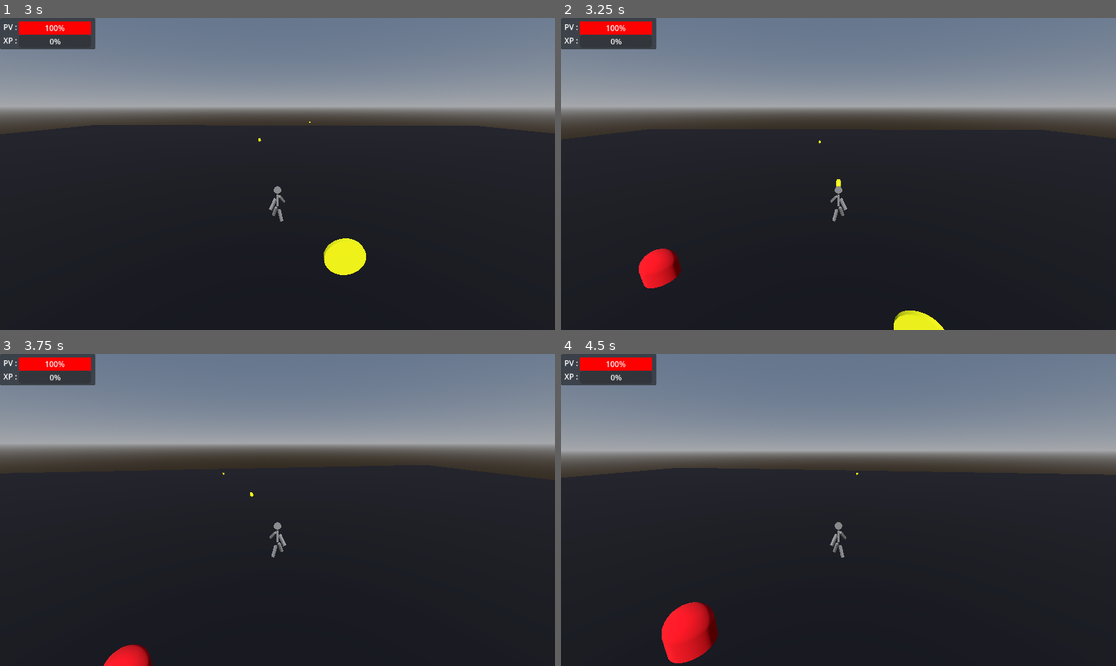
Above: before the commit, frames 1-4 (two rows, left to right).
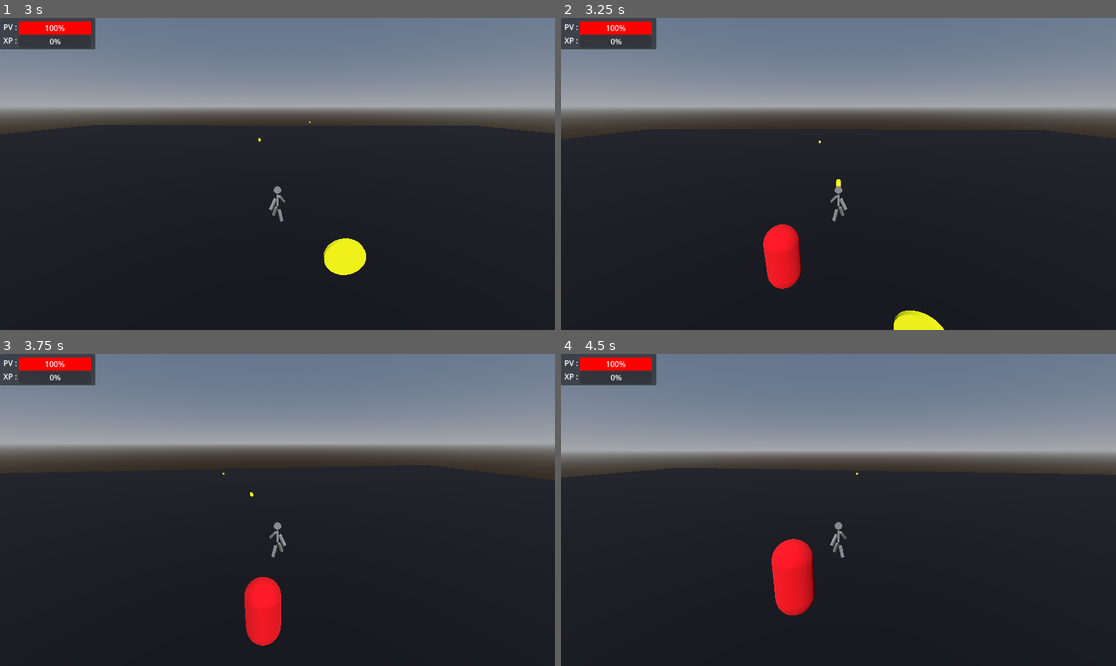
Above: after the commit, the same moments.

Repository: jfossard29/survivor-like
Game: Godot game, scene res://racine.tscn
Two runs of this game, one before a commit and one after it. Both use one fixed random seed, a clock stepped at 60 frames per second and the inputs below.
Inputs (mouse positions are in pixels of both pictures, inside the frame that each line leads up to):
- Up to frame 1 (3 s): move the mouse to (305, 174) at 0.52 s; hold Z (accelerer) from 0.53 s (still down); tap S (decelerer) every 0.75 s from 0.6 to 2.85 s; tap Space (sauter) at 0.77, 1.52 s; move the mouse to (249, 174) at 1.27 s; move the mouse to (288, 167) at 2.02 s; move the mouse to (271, 180) at 2.77 s
- Up to frame 2 (3.25 s): keep holding Z (accelerer); tap Space (sauter) at 3.02 s
- Up to frame 3 (3.75 s): keep holding Z (accelerer); move the mouse to (316, 513) at 3.52 s; tap S (decelerer) at 3.6 s
- Up to frame 4 (4.5 s): keep holding Z (accelerer); tap Space (sauter) at 3.77 s; move the mouse to (794, 506) at 4.27 s; tap S (decelerer) at 4.35 s

Frame 1 is identical in both runs. In frame 2, 1.9% of the frame differs, in the area x 14-44%, y 66-87%; in frame 3, 1.7%; in frame 4, 3.1%, in the area x 18-46%, y 59-100%.

Commit message:
Mise en place du choix d'amélioration / d'un GameManager

Diff:
--- /dev/null
+++ b/Amelioration.tscn
@@ -0,0 +1,32 @@
+[gd_scene load_steps=2 format=3 uid="uid://brbib2i6ft83b"]
+
+[ext_resource type="Script" uid="uid://bk2jp463mce6y" path="res://script/PopupAmelioration.gd" id="1_dt8am"]
+
+[node name="Amelioration" type="CanvasLayer"]
+process_mode = 3
+script = ExtResource("1_dt8am")
+
+[node name="Panel" type="Panel" parent="."]
+offset_left = 351.0
+offset_top = 128.0
+offset_right = 919.0
+offset_bottom = 453.0
+
+[node name="Label" type="Label" parent="Panel"]
+layout_mode = 0
+offset_left = 170.0
+offset_top = 32.0
+offset_right = 287.0
+offset_bottom = 55.0
+
+[node name="ChoixContainer" type="VBoxContainer" parent="Panel"]
+layout_mode = 1
+anchors_preset = -1
+anchor_left = 0.25500003
+anchor_top = 0.26200002
+anchor_right = 0.25500003
+anchor_bottom = 0.26200002
+offset_left = 0.1599884
+offset_top = -0.15000916
+offset_right = 256.88098
+offset_bottom = 177.45003
--- a/SpawnRoot.tscn
+++ b/SpawnRoot.tscn
@@ -1,15 +1,6 @@
-[gd_scene load_steps=6 format=3 uid="uid://bk7dangodqgts"]
+[gd_scene load_steps=5 format=3 uid="uid://bk7dangodqgts"]
 
-[ext_resource type="Script" uid="uid://n6a6u73r4rk1" path="res://script/mur.gd" id="1_u5vsd"]
-
-[sub_resource type="GDScript" id="GDScript_u5vsd"]
-script/source = "extends StaticBody3D
-
-
-# Permet aux PNJ de spawn dessus
-func _ready() -> void:
-	add_to_group(\"terrain\")
-"
+[ext_resource type="Script" uid="uid://b5r21a7qvo4f0" path="res://script/terrain_group.gd" id="1_odemg"]
 
 [sub_resource type="BoxShape3D" id="BoxShape3D_u5vsd"]
 size = Vector3(100, 1, 100)
@@ -26,7 +17,7 @@
 [node name="StaticBody3D" type="StaticBody3D" parent="."]
 collision_layer = 2
 collision_mask = 4
-script = SubResource("GDScript_u5vsd")
+script = ExtResource("1_odemg")
 metadata/_edit_lock_ = true
 
 [node name="CollisionShape3D" type="CollisionShape3D" parent="StaticBody3D"]
@@ -38,4 +29,3 @@
 metadata/_edit_lock_ = true
 
 [node name="Wall" type="Node3D" parent="."]
-script = ExtResource("1_u5vsd")
--- a/project.godot
+++ b/project.godot
@@ -14,6 +14,16 @@
 run/main_scene="res://racine.tscn"
 config/features=PackedStringArray("4.5", "GL Compatibility")
 config/icon="res://icon.svg"
+
+[autoload]
+
+GameManager="*res://script/GameManager.gd"
+
+[importer_defaults]
+
+animation_library={
+&"nodes/root_script": null
+}
 
 [input]
 
--- a/racine.tscn
+++ b/racine.tscn
@@ -7,6 +7,8 @@
 [ext_resource type="PackedScene" uid="uid://buvywldvvmux5" path="res://projectile.tscn" id="4_ns5mm"]
 [ext_resource type="Script" uid="uid://b6g6rerfmvwhp" path="res://script/HarvestZone.gd" id="5_gi8kb"]
 [ext_resource type="PackedScene" uid="uid://bk7dangodqgts" path="res://SpawnRoot.tscn" id="7_6qlrk"]
+[ext_resource type="PackedScene" uid="uid://brbib2i6ft83b" path="res://Amelioration.tscn" id="8_gi8kb"]
+[ext_resource type="Script" uid="uid://bug10plnrdh5t" path="res://script/GestionnaireAmelioration.gd" id="9_obkj5"]
 
 [sub_resource type="ProceduralSkyMaterial" id="ProceduralSkyMaterial_6qlrk"]
 sky_curve = 0.086152345
@@ -242,8 +244,8 @@
 radius = 2.352
 
 [sub_resource type="CylinderShape3D" id="CylinderShape3D_6qlrk"]
-height = 10.0
-radius = 10.0
+height = 20.0
+radius = 30.0
 
 [sub_resource type="StandardMaterial3D" id="StandardMaterial3D_xsnwh"]
 albedo_color = Color(1, 1, 0, 1)
@@ -314,6 +316,7 @@
 script = ExtResource("1_4vgkv")
 projectile_scene = ExtResource("4_ns5mm")
 camera = NodePath("PivotCamera/Camera3D")
+xp_to_next_level = 30.0
 pivot_camera = NodePath("PivotCamera")
 
 [node name="AnimationPlayer" type="AnimationPlayer" parent="CharacterBody3D"]
@@ -430,4 +433,9 @@
 pnj_scene = ExtResource("1_rkcwo")
 player = NodePath("../CharacterBody3D")
 
+[node name="Amelioration" parent="." instance=ExtResource("8_gi8kb")]
+
+[node name="AmeliorationManager" type="Node" parent="."]
+script = ExtResource("9_obkj5")
+
 [connection signal="body_entered" from="Bonus" to="Bonus" method="_on_body_entered"]
--- /dev/null
+++ b/script/Amelioration.gd
@@ -0,0 +1,10 @@
+class_name Amelioration
+
+var name: String
+var description: String
+var apply_effect: Callable
+
+func _init(_name: String, _desc: String, _effect: Callable):
+	name = _name
+	description = _desc
+	apply_effect = _effect
--- /dev/null
+++ b/script/GameManager.gd
@@ -0,0 +1,32 @@
+extends Node
+
+@export var difficulty_ramp_per_minute: float = 0.1  # combien la difficulté augmente par minute
+var elapsed_time: float = 0.0
+var difficulty_factor: float = 1.0
+
+# Modificateurs modifiables par amélioration
+var xp_multiplier: float = 1.0
+var pickup_scale_multiplier: float = 1.0
+var enemy_health_multiplier: float = 1.0
+var enemy_damage_multiplier: float = 1.0
+var enemy_speed_multiplier: float = 1.0
+
+signal multipliers_changed()
+
+func _process(delta: float) -> void:
+	elapsed_time += delta
+	_set_difficulty(1.0 + difficulty_ramp_per_minute * (elapsed_time / 60.0))
+
+func _set_difficulty(value: float) -> void:
+	if is_equal_approx(difficulty_factor, value):
+		return
+	difficulty_factor = value
+	emit_signal("multipliers_changed")
+
+func add_xp_multiplier(factor: float) -> void:
+	xp_multiplier *= factor
+	emit_signal("multipliers_changed")
+
+func add_pickup_multiplier(factor: float) -> void:
+	pickup_scale_multiplier *= factor
+	emit_signal("multipliers_changed")
--- /dev/null
+++ b/script/GestionnaireAmelioration.gd
@@ -0,0 +1,34 @@
+extends Node
+
+@export var nombre_de_choix: int = 3
+@onready var game_manager = GameManager if Engine.has_singleton("GameManager") else null
+var toutes_les_ameliorations: Array[Amelioration] = []
+
+func get_ameliorations_random(player: CharacterBody3D) -> Array[Amelioration]:
+	var toutes = [
+		Amelioration.new("Dégâts +20%", "Augmente les dégâts de 20%", func(): player.damage *= 1.2),
+		Amelioration.new("Vitesse +15%", "Augmente la vitesse de déplacement", func(): player.move_speed *= 1.15),
+		Amelioration.new("Cadence +10%", "Réduit le délai de tir", func(): player.fire_interval *= 0.9),
+		Amelioration.new("PV +25%", "Augmente les PV max", func(): player.max_health *= 1.25),
+		Amelioration.new("Saut +1", "Augmente la hauteur de saut", func(): player.jump_speed += 1.0),
+		Amelioration.new("XP +10%", "Augmente le taux d'expérience", func():
+		if Engine.has_singleton("GameManager"):
+			GameManager.xp_multiplier *= 1.10
+			GameManager.emit_signal("multipliers_changed")
+		),
+		Amelioration.new("Récolte +10%", "Augmente la portée de collecte", func():
+		if Engine.has_singleton("GameManager"):
+			GameManager.pickup_scale_multiplier *= 1.10
+			GameManager.emit_signal("multipliers_changed")
+		# appliquer immédiatement au joueur si possible
+		if player.has_node("Recolte"):
+			player.get_node("Recolte").set_pickup_radius_multiplier(GameManager.pickup_scale_multiplier)
+		)
+
+	]
+
+	toutes.shuffle()
+	var selection: Array[Amelioration] = []
+	for i in range(min(nombre_de_choix, toutes.size())):
+		selection.append(toutes[i])
+	return selection
--- a/script/HarvestZone.gd
+++ b/script/HarvestZone.gd
@@ -1,9 +1,37 @@
 extends Area3D
 
-func _ready():
+@export var base_radius: float = 1.0
+var radius_multiplier: float = 1.0
+
+@onready var zone: CollisionShape3D = $Zone
+
+func _ready() -> void:
 	connect("area_entered", Callable(self, "_on_area_entered"))
+	_update_collision_shape()
+	if Engine.has_singleton("GameManager"):
+		GameManager.connect("multipliers_changed", Callable(self, "_on_game_manager_changed"))
+		_on_game_manager_changed()
 
-func _on_area_entered(area: Area3D):
+func _on_area_entered(area: Area3D) -> void:
 	if area.is_in_group("experience"):
-		print("🧲 Expérience détectée (via area_entered) !")
 		area.start_following(get_parent())
+
+func set_pickup_radius_multiplier(mult: float) -> void:
+	radius_multiplier = mult
+	_update_collision_shape()
+
+func add_pickup_radius_multiplier(mult: float) -> void:
+	radius_multiplier *= mult
+	_update_collision_shape()
+
+func _on_game_manager_changed() -> void:
+	if Engine.has_singleton("GameManager"):
+		radius_multiplier = GameManager.pickup_scale_multiplier
+		_update_collision_shape()
+
+func _update_collision_shape() -> void:
+	if not zone:
+		return
+	zone.scale = Vector3.ONE * (base_radius * radius_multiplier)
+	if zone.shape and zone.shape is SphereShape3D:
+		zone.shape.radius = base_radius * radius_multiplier
--- /dev/null
+++ b/script/PopupAmelioration.gd
@@ -0,0 +1,34 @@
+extends CanvasLayer
+
+signal amelioration_choisie(name: String)
+
+@onready var panel: Panel = $Panel
+@onready var label: Label = $Panel/Label
+@onready var container: VBoxContainer = $Panel/ChoixContainer
+
+func _ready():
+	hide()
+
+func afficher(ameliorations: Array[Amelioration]):
+	show()
+	Input.set_mouse_mode(Input.MOUSE_MODE_VISIBLE)
+	get_tree().paused = true
+
+	label.text = "Choisissez une amélioration :"
+	for child in container.get_children():
+		container.remove_child(child)
+		child.queue_free()
+
+	for amelio in ameliorations:
+		var bouton = Button.new()
+		bouton.text = amelio.name + "\n" + amelio.description
+		bouton.size_flags_horizontal = Control.SIZE_EXPAND_FILL
+		bouton.connect("pressed", Callable(self, "_on_choix").bind(amelio))
+		container.add_child(bouton)
+
+func _on_choix(amelio: Amelioration):
+	amelio.apply_effect.call()
+	emit_signal("amelioration_choisie", amelio.name)
+	hide()
+	get_tree().paused = false
+	Input.set_mouse_mode(Input.MOUSE_MODE_CAPTURED)
--- a/script/experience.gd
+++ b/script/experience.gd
@@ -1,19 +1,33 @@
 extends Area3D
 
-@export var speed: float = 5.0
-@export var valeur: float = 10.0
+@onready var game_manager: GameManager
+
+@export var base_speed: float = 5.0
+@export var base_valeur: float = 10.0
+@export var base_pickup_radius: float = 1.0
+
 var target: Node3D = null
 var is_following: bool = false
+var valeur: float
+var speed: float
+var pickup_radius: float
 
 func _ready():
 	add_to_group("experience")
 	connect("body_entered", Callable(self, "_on_body_entered"))
-	print("🟢 Expérience prête :", name)
+	_update_from_game_manager()
+	if game_manager:
+		game_manager.connect("multipliers_changed", Callable(self, "_update_from_game_manager"))
+
+func _update_from_game_manager():
+	valeur = base_valeur * (game_manager.xp_multiplier if game_manager else 1.0)
+	pickup_radius = base_pickup_radius * (game_manager.pickup_scale_multiplier if game_manager else 1.0)
+	$CollisionShape3D.scale = Vector3.ONE * pickup_radius
+
 
 func start_following(player: Node3D):
 	target = player
 	is_following = true
-	print("🎯 L'expérience suit le joueur :", player.name)
 
 func _physics_process(delta: float) -> void:
 	if is_following and target and is_instance_valid(target):
@@ -25,6 +39,5 @@
 	if body.is_in_group("player"):
 		if body.has_method("add_experience"):
 			body.add_experience(valeur)
-		print("✨ Expérience collectée !")
 
 		queue_free()
--- a/script/mechant_script.gd
+++ b/script/mechant_script.gd
@@ -4,6 +4,7 @@
 @export var damage: int = 25
 @export var max_health: int = 50
 @export var experience_scene: PackedScene
+@onready var game_manager: Node = GameManager
 
 var player: Node3D = null
 var current_health: int
@@ -13,10 +14,24 @@
 	add_to_group("pnj")
 	current_health = max_health
 	player = get_tree().get_first_node_in_group("player")
+	_apply_difficulty_modifiers()
+
 	if player:
 		print("✅ Joueur trouvé :", player.name)
 	else:
 		print("❌ Aucun joueur trouvé dans le groupe 'player' !")
+
+func _apply_difficulty_modifiers():
+	if not game_manager:
+		return
+	# Facteur global venant du temps
+	var df = game_manager.difficulty_factor
+
+	# Appliquer multiplicateurs liés au temps + améliorations
+	max_health = int(max_health * df * game_manager.enemy_health_multiplier)
+	damage = int(damage * df * game_manager.enemy_damage_multiplier)
+	speed = speed * df * game_manager.enemy_speed_multiplier
+	current_health = max_health
 
 func _physics_process(delta: float) -> void:
 	if not player or has_attacked:
--- a/script/player.gd
+++ b/script/player.gd
@@ -17,7 +17,9 @@
 @onready var health_bar: ProgressBar = $"../CanvasLayer/Panel/PV/ProgressBar"
 @onready var experience_bar: ProgressBar = $"../CanvasLayer/Panel/Experience/ProgressBar"
 @onready var recolte: Area3D = $Recolte
+@onready var popup_multi: CanvasLayer = $"../Amelioration"
 @onready var tween := create_tween()
+@onready var amelioration_manager: Node = $"../AmeliorationManager"
 var camera_pitch: float = 0.0
 var current_health: float = 100.0
 var current_experience: float = 0.0
@@ -29,14 +31,28 @@
 var move_speed: float
 var fire_interval: float
 var projectile_speed: float
+var ameliorations_en_attente: Array[Amelioration] = []
+var base_radius: float = 1.0
+var radius_multiplier: float = 1.0
 
 func _ready():
 	add_to_group("player")
 	update_stats()
 	update_health_display()
 	Input.set_mouse_mode(Input.MOUSE_MODE_CAPTURED)
+	if Engine.has_singleton("GameManager"):
+		recolte.set_pickup_radius_multiplier(GameManager.pickup_scale_multiplier)
 	if recolte :
 		recolte.body_entered.connect(_on_harvest_zone_entered)
+
+
+
+func set_pickup_radius_multiplier(mult: float) -> void:
+	radius_multiplier = mult
+	_update_collision_shape()
+
+func _update_collision_shape():
+	$CollisionShape3D.scale = Vector3.ONE * (base_radius * radius_multiplier)
 
 func update_stats():
 	damage = base_damage + (level - 1) * 2
@@ -45,14 +61,6 @@
 	projectile_speed = base_projectile_speed + (level - 1) * 1.5
 
 func level_up():
-	level += 1
-	print("🎉 Niveau", level, "atteint !")
-
-	xp_to_next_level *= 1.25
-	move_speed += 0.2
-	fire_interval = max(0.3, fire_interval - 0.05)
-	print("🔥 Nouvelles stats → Vitesse :", move_speed, "| Délai tir :", fire_interval)
-
 	# Animation spéciale quand on monte de niveau (barre bleue pulse plusieurs fois)
 	var stylebox = experience_bar.get("theme_override_styles/fill") as StyleBoxFlat
 	if stylebox:
@@ -61,6 +69,17 @@
 			flash.tween_property(stylebox, "bg_color", Color(0.6, 0.8, 1), 0.1)
 			flash.tween_property(stylebox, "bg_color", Color(0.2, 0.4, 1), 0.1)
 
+	level += 1
+	xp_to_next_level *= 1.25
+	move_speed += 0.2
+	fire_interval = max(0.3, fire_interval - 0.05)
+
+	var choix = amelioration_manager.get_ameliorations_random(self)
+	popup_multi.afficher(choix)
+
+
+
+
 func _physics_process(delta: float) -> void:
 	# Tir automatique
 	if can_fire:
@@ -221,3 +240,7 @@
 		var pulse_tween = create_tween()
 		pulse_tween.tween_property(stylebox, "bg_color", Color(0.4, 0.6, 1), 0.15)
 		pulse_tween.tween_property(stylebox, "bg_color", Color(0.2, 0.4, 1), 0.4)
+
+func apply_pickup_multiplier(mult: float) -> void:
+	if recolte and recolte.has_method("add_pickup_radius_multiplier"):
+		recolte.add_pickup_radius_multiplier(mult)
--- a/script/racine.gd
+++ b/script/racine.gd
@@ -4,7 +4,7 @@
 @export var player: CharacterBody3D
 @export var spawn_interval: float = 3.0
 @export var max_pnjs: int = 10
-
+@export var min_spawn_distance: float = 3.0  # Rayon de sécurité autour du joueur
 var current_pnjs: Array = []
 
 func _ready():
@@ -24,55 +24,63 @@
 	if not player:
 		return
 
-	# Récupère la zone de spawn attachée au joueur
 	var spawn_zone = player.get_node_or_null("SpawnZone")
 	if not spawn_zone:
 		push_warning("⚠️ Le joueur n'a pas de SpawnZone (Area3D).")
 		return
 
-	var zone_shape = spawn_zone.get_node("CollisionShape3D").shape as CylinderShape3D
-	var radius = zone_shape.radius
+	var shape_node = spawn_zone.get_node_or_null("CollisionShape3D")
+	if not shape_node or not shape_node.shape:
+		push_warning("⚠️ SpawnZone n'a pas de forme de collision.")
+		return
 
-	# Essaye plusieurs positions avant d'abandonner
+	var zone_shape = shape_node.shape
+	var radius := 5.0  # Valeur par défaut
+
+	if zone_shape is CylinderShape3D:
+		radius = zone_shape.radius
+	elif zone_shape is SphereShape3D:
+		radius = zone_shape.radius
+
+	var space_state = get_world_3d().direct_space_state
+
 	for i in range(10):
 		var angle = randf() * TAU
 		var distance = randf_range(0.0, radius)
 		var local_pos = Vector3(cos(angle) * distance, 0, sin(angle) * distance)
 		var world_pos = spawn_zone.to_global(local_pos)
+		world_pos.y = 1.0  # Hauteur fixe au niveau du sol
+		if world_pos.distance_to(player.global_position) < min_spawn_distance:
+			continue  # Trop proche du joueur, on ignore
+		var ray_start = world_pos + Vector3.UP * 50.0
+		var ray_end = world_pos + Vector3.DOWN * 100.0
 
-		# Vérifie qu'on n'est pas trop proche du joueur
-		if world_pos.distance_to(player.global_position) < 3.0:
-			continue
+		var params = PhysicsRayQueryParameters3D.create(ray_start, ray_end)
+		params.exclude = [player]
+		params.collide_with_areas = false
+		params.collide_with_bodies = true
 
-		# 🔍 Raycast vers le bas pour trouver le sol
-		var space_state = get_world_3d().direct_space_state
-		var ray_start = world_pos + Vector3.UP * 20.0
-		var ray_end = world_pos + Vector3.DOWN * 50.0
+		var result = space_state.intersect_ray(params)
 
-		var result = space_state.intersect_ray(PhysicsRayQueryParameters3D.create(ray_start, ray_end))
+		if result and result.collider:
+			var collider = result.collider
+			if collider.is_in_group("terrain") and not collider.is_in_group("InvisibleWalls"):
+				var ground_pos = result.position
 
-		if result and result.collider and result.collider.is_in_group("terrain"):
-			var ground_pos = result.position
+				var pnj = pnj_scene.instantiate()
+				get_tree().current_scene.add_child(pnj)
 
-			# Instance du PNJ
-			var pnj = pnj_scene.instantiate()
-			get_tree().current_scene.add_child(pnj)
+				var collider_shape = pnj.get_node_or_null("CollisionShape3D")
+				var y_offset = 0.0
+				if collider_shape and collider_shape.shape:
+					var shape = collider_shape.shape
+					if shape is CapsuleShape3D:
+						y_offset = shape.height / 2 + shape.radius
+					elif shape is BoxShape3D:
+						y_offset = shape.extents.y
 
-			# 🔧 Ajuste la position Y pour que le PNJ soit au-dessus du sol
-			var collider = pnj.get_node_or_null("CollisionShape3D")
-			var y_offset = 0.0
-			if collider and collider.shape:
-				var pnj_shape = collider.shape  # <- nouveau nom pour éviter le conflit
-				if pnj_shape is CapsuleShape3D:
-					y_offset = pnj_shape.height / 2 + pnj_shape.radius
-				elif pnj_shape is BoxShape3D:
-					y_offset = pnj_shape.extents.y
+				pnj.global_position = ground_pos + Vector3.UP * (y_offset * 0.9)
+				current_pnjs.append(pnj)
+				return
 
-			pnj.global_position = ground_pos + Vector3.UP * (y_offset * 0.0)  # 90% de la hauteur calculée
-
-			# Ajoute le PNJ à la liste pour le suivi
-			current_pnjs.append(pnj)
-			return  # ✅ Succès → on sort
-
-	# Si on arrive ici, aucun spawn valide trouvé
 	print("⚠️ Aucun point de spawn valide trouvé après 10 essais.")
--- /dev/null
+++ b/script/terrain_group.gd
@@ -0,0 +1,6 @@
+extends StaticBody3D
+
+
+# Permet aux PNJ de spawn dessus
+func _ready() -> void:
+	add_to_group("terrain")
Not shown: 1 places in racine.tscn that only renumber resources
Not shown, added: script/Amelioration.gd.uid
Not shown, added: script/GameManager.gd.uid
Not shown, added: script/GestionnaireAmelioration.gd.uid
Not shown, added: script/PopupAmelioration.gd.uid
Not shown, added: script/terrain_group.gd.uid
